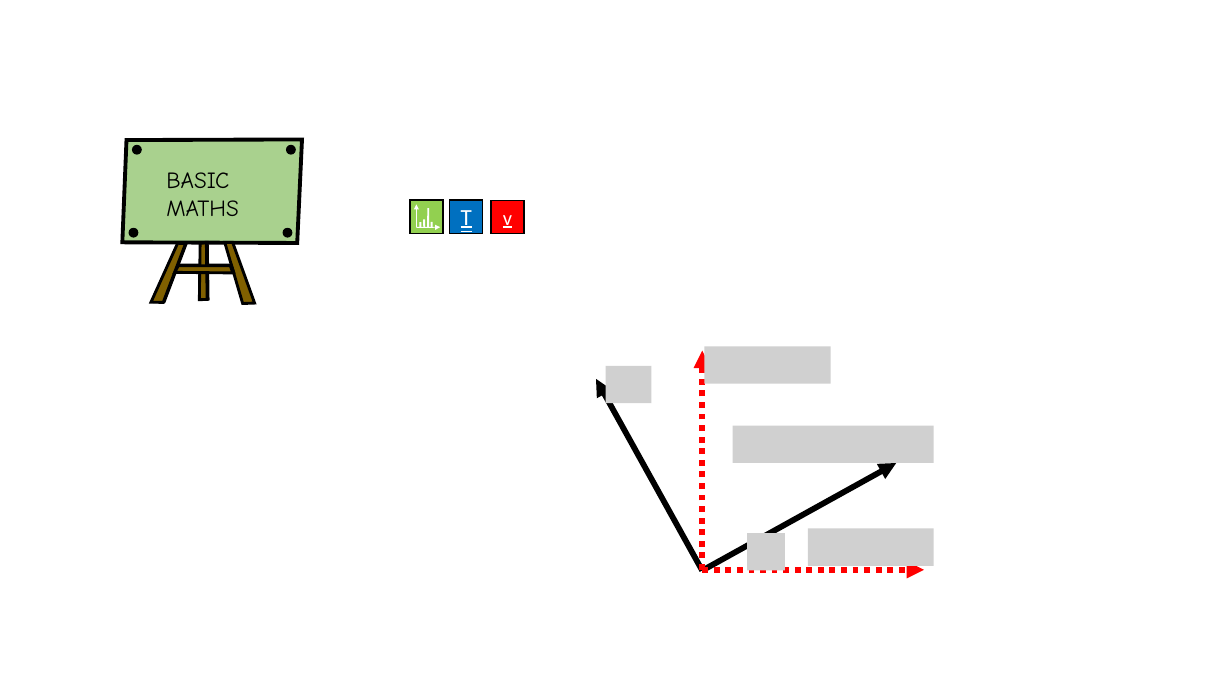
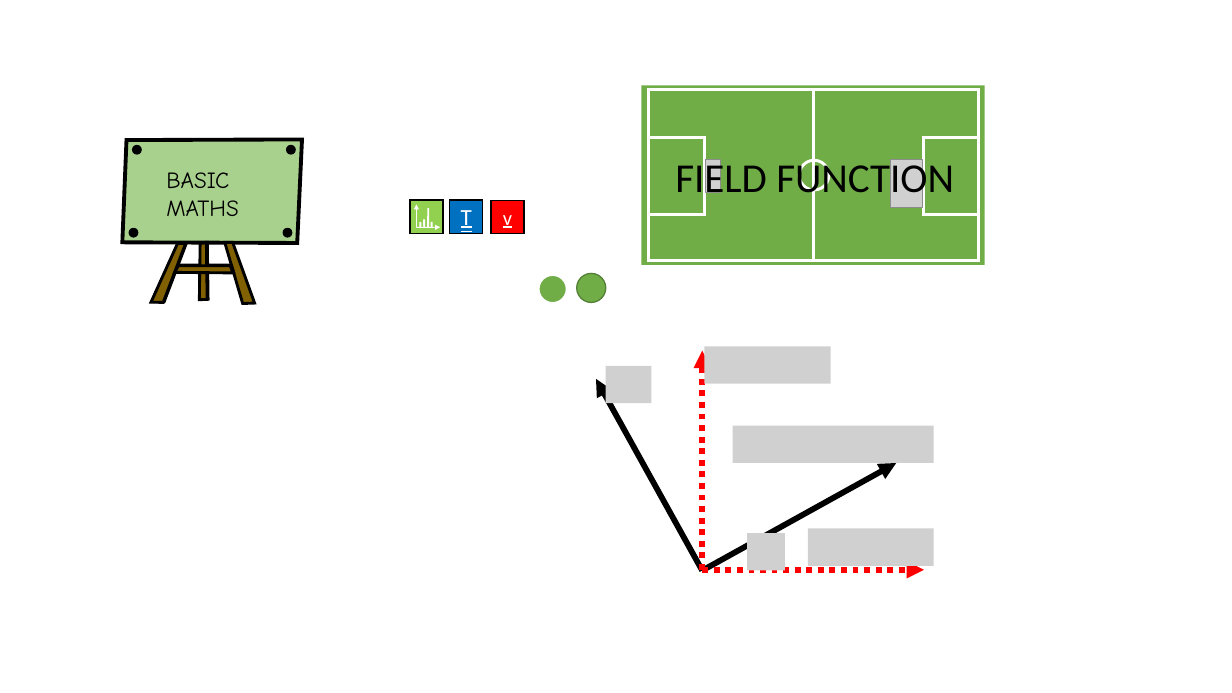
Before and after one commit to joewang45/anzhi_notes, a slide deck: slide 1 of continuum_mechanics/mind_map/picture/resource.pptx. Drawn at 1232x693 pixels with LibreOffice and Linux fonts; fonts in the diff are those of the drawing; grey boxes stand for pictures. Boxes give left, top, right and bottom in pixels: in the first picture for what was removed or moved away, otherwise in the second. Text is boxed around its words. In the diff, an @@ line names an element or a change of style, - is before the commit and + after.

```diff
--- a/continuum_mechanics/mind_map/picture/resource.pptx
+++ b/continuum_mechanics/mind_map/picture/resource.pptx
@@ rectangle added at [641,85,985,264], fill #70AD47 @@
@@ rectangle added at [649,90,979,261], outline #FFFFFF 2.25 pt @@
@@ line added from (814, 90) to (814, 261), #FFFFFF 2.25 pt @@
@@ rectangle added at [649,137,704,213], outline #FFFFFF 2.25 pt @@
@@ rectangle added at [923,138,979,214], outline #FFFFFF 2.25 pt @@
@@ text added at [675,158,954,202], 32 pt, text #000000 @@
+FIELD FUNCTION
@@ picture added at [706,160,721,193] @@
@@ ellipse added at [799,160,829,189], outline #FFFFFF 2.25 pt @@
@@ picture added at [891,160,922,207] @@
@@ ellipse added at [538,274,567,303], fill #70AD47, outline #FFFFFF 2.25 pt @@
@@ ellipse added at [577,274,605,302], fill #70AD47, outline #538035 1 pt @@
```
Also in this commit, not shown: 1 slide added, 13 other files.
